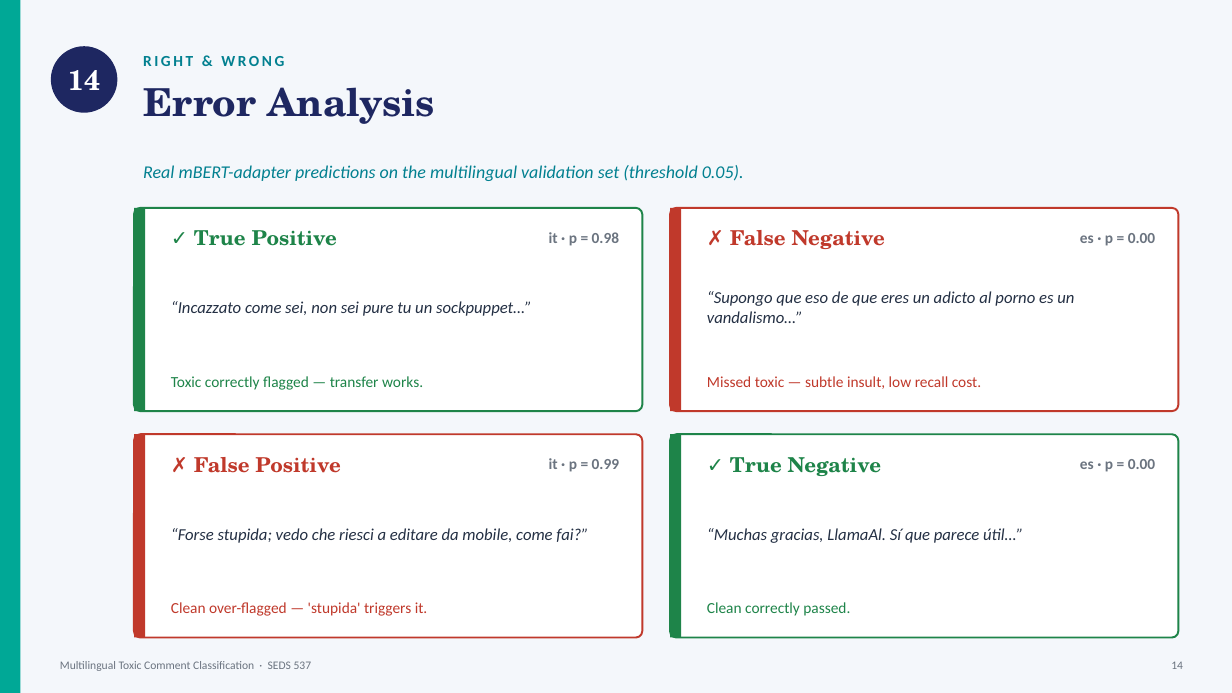
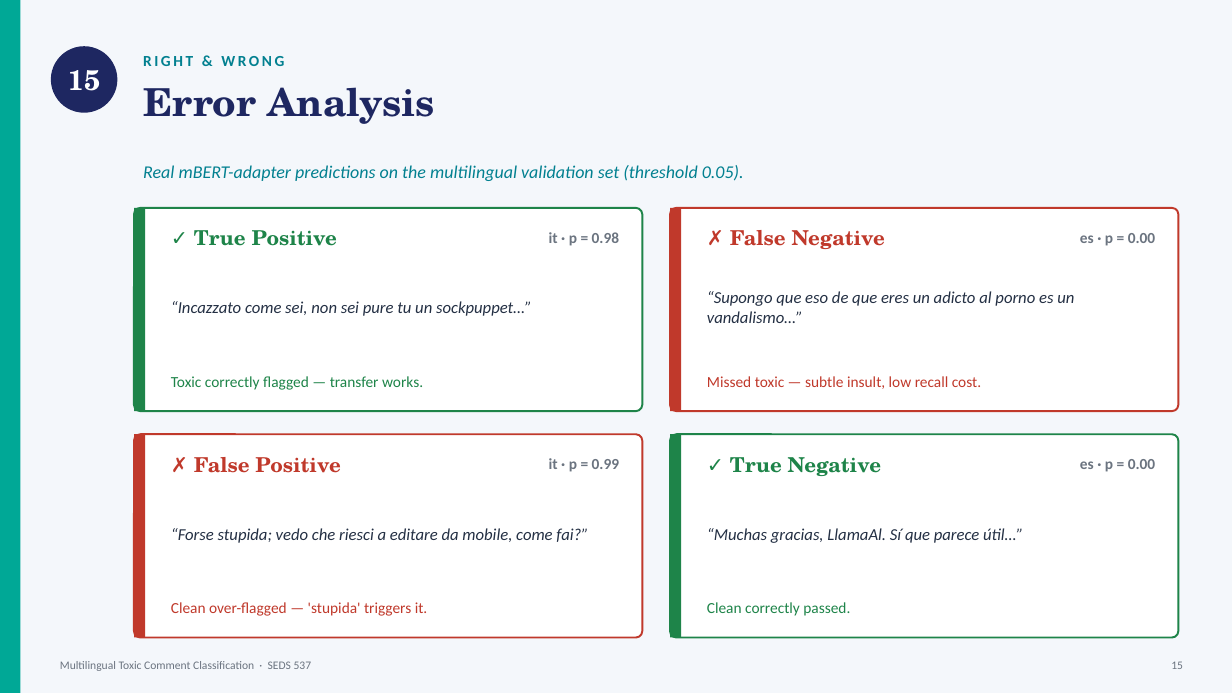
Before and after one commit to yasntrk/multilingual-toxic-comment-classification, a slide deck: slide 16 of presentation/Multilingual_Toxic_Classification.pptx (slide 15 before the commit). Drawn at 1232x693 pixels with LibreOffice and Linux fonts; fonts in the diff are those of the drawing. Boxes give left, top, right and bottom in pixels: in the first picture for what was removed or moved away, otherwise in the second. Text is boxed around its words. In the diff, an @@ line names an element or a change of style, - is before the commit and + after.

```diff
--- a/presentation/Multilingual_Toxic_Classification.pptx
+++ b/presentation/Multilingual_Toxic_Classification.pptx
@@ text at (68, 70, 100, 91): text changed @@
-14
+15
@@ text at (1171, 661, 1183, 669): text changed @@
-14
+15
```
Also in this commit, not shown: 8 other slides changed, 1 slide added, 1 other file.
